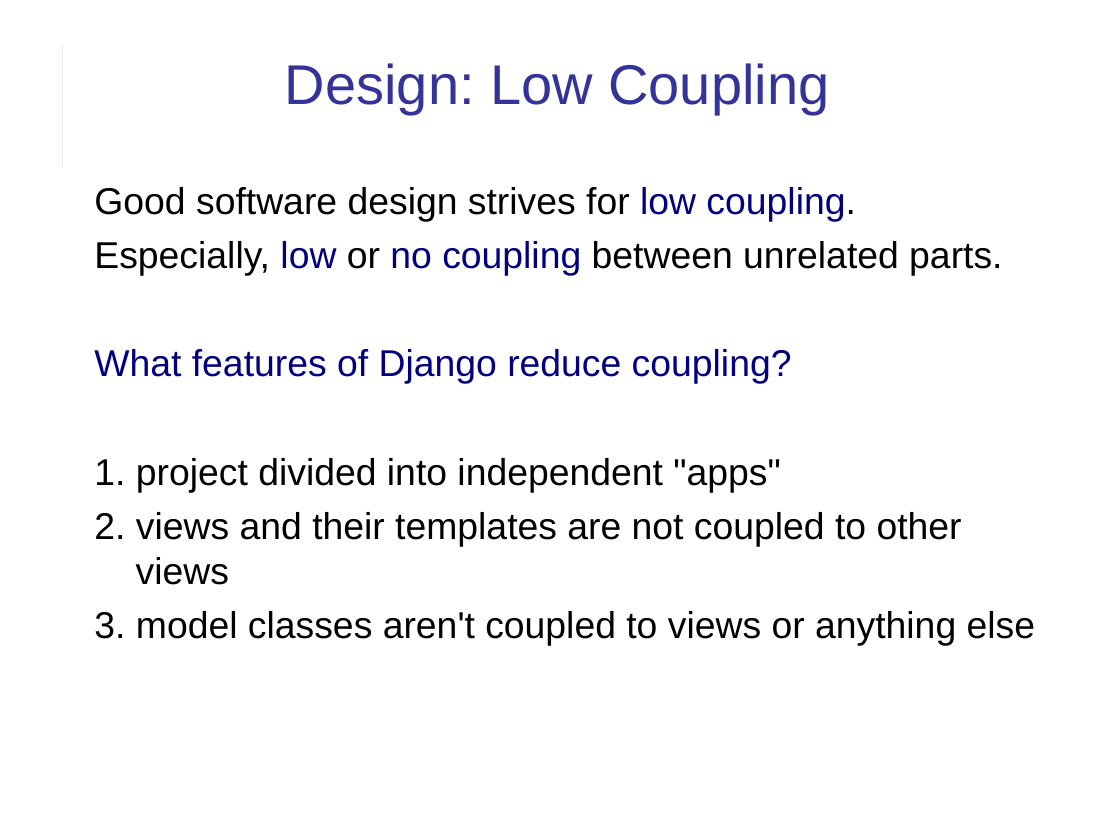
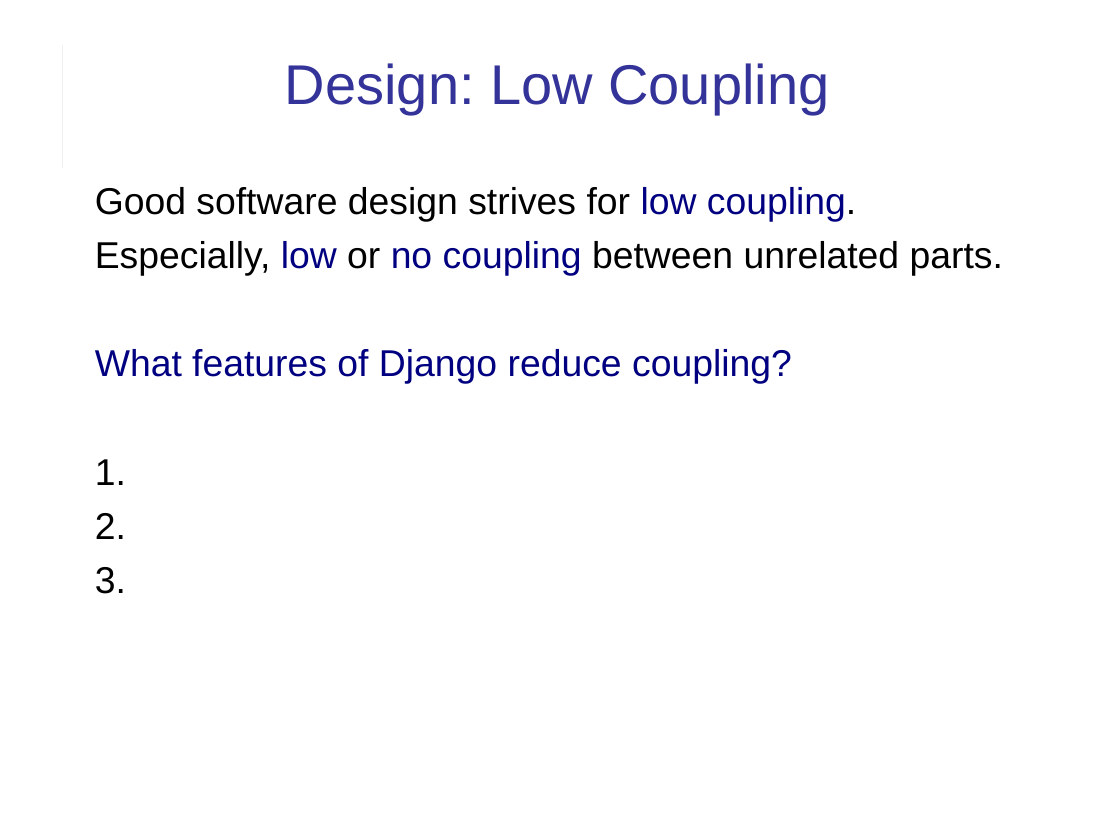
Before and after one commit to cpske/ISP, a slide deck: slide 26 of django/Django-review-1.ppt (slide 25 before the commit). Drawn at 1120x840 pixels with LibreOffice and Linux fonts; fonts in the diff are those of the drawing. Boxes give left, top, right and bottom in pixels: in the first picture for what was removed or moved away, otherwise in the second. Text is boxed around its words. In the diff, an @@ line names an element or a change of style, - is before the commit and + after.

Commit message:
Add slides for django review

```diff
--- a/django/Django-review-1.ppt
+++ b/django/Django-review-1.ppt
@@ text at [95,187,1003,384]: indent changed @@
@@ text at [95,459,126,594]: text changed @@
-1. project divided into independent "apps"
-2. views and their templates are not coupled to other views
-3. model classes aren't coupled to views or anything else
+1.
+2.
+3.
```
Also in this commit, not shown: 15 other slides changed, 1 slide added, 1 other file.
